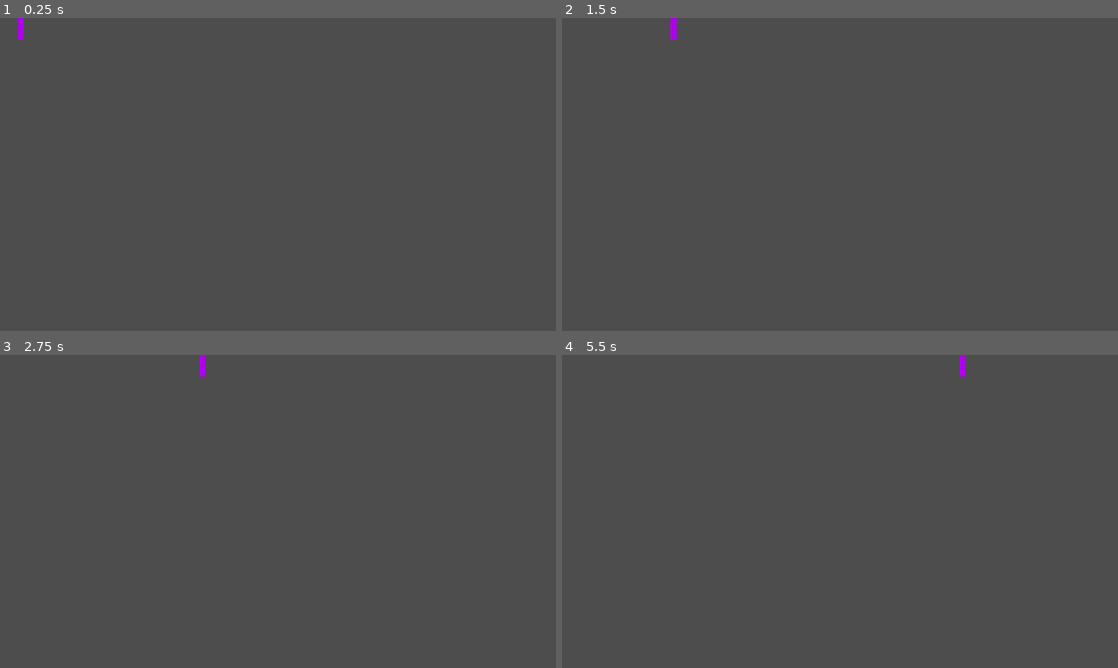
Above: before the commit, frames 1-4 (two rows, left to right).
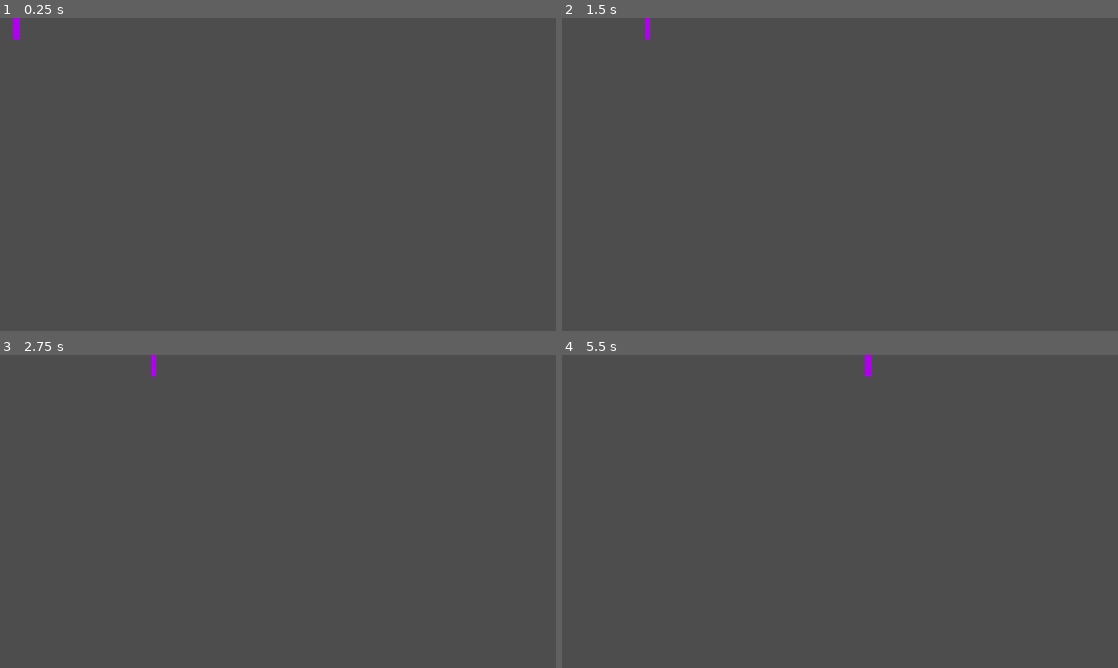
Above: after the commit, the same moments.

Repository: zelder-bit/gd-py-learn
Game: Godot game, scene res://main.tscn
The game is run twice, just before and just after one commit, with the same random seed, the same clock (stepped at 60 frames per second) and the same inputs.
Inputs:
- Up to frame 1 (0.25 s): no input
- Up to frame 2 (1.5 s): no input
- Up to frame 3 (2.75 s): no input
- Up to frame 4 (5.5 s): no input

The runs differ from the first frame. In frame 1, 0.1% of the frame differs, in the area x 2-5%, y 0-7%; in frame 2, 0.1%; in frame 3, 0.1%; in frame 4, 0.2%, in the area x 54-73%, y 0-7%.

Commit message:
Lession 1 done

Diff:
--- a/projects/01-pong/color_rect.gd
+++ b/projects/01-pong/color_rect.gd
@@ -1,6 +1,6 @@
 extends ColorRect
 
-@export_range(50,250,25) var speed := 200
+@export_range(50,250) var speed := 200.0
 
 # Called when the node enters the scene tree for the first time.
 func _ready() -> void:
--- a/projects/01-pong/main.tscn
+++ b/projects/01-pong/main.tscn
@@ -9,4 +9,4 @@
 offset_bottom = 72.0
 color = Color(0.6828786, 0.0028052528, 0.929351, 1)
 script = ExtResource("1_ig7tw")
-speed = 250
+speed = 190.556
--- a/projects/01-pong/sprite_2d.gd
+++ /dev/null
@@ -1,17 +0,0 @@
-extends Sprite2D
-
-var speed = 400
-
-var angular_speed = PI
-
-
-# Called when the node enters the scene tree for the first time.
-func _ready() -> void:
-	pass # Replace with function body.
-
-func _process(delta):
-	rotation += angular_speed * delta
-	var velocity = Vector2.UP.rotated(rotation) * speed
-	var testing = str(Vector2.UP.rotated(rotation))
-	print('What is Vector2.UP.rotated(rotation)' + testing)
-	position += velocity * delta
--- a/projects/01-pong/sprite_2d.tscn
+++ /dev/null
@@ -1,9 +0,0 @@
-[gd_scene format=3 uid="uid://u5k5qawodmv5"]
-
-[ext_resource type="Texture2D" uid="uid://b2ilf6om1xx0g" path="res://icon.svg" id="1_mehiu"]
-[ext_resource type="Script" uid="uid://bwu1hvtjtvx5x" path="res://sprite_2d.gd" id="2_lt4yx"]
-
-[node name="Sprite2D" type="Sprite2D" unique_id=983045269]
-position = Vector2(930, 519)
-texture = ExtResource("1_mehiu")
-script = ExtResource("2_lt4yx")
--- a/projects/01-pong/throwaway.tscn
+++ /dev/null
@@ -1,3 +0,0 @@
-[gd_scene format=3 uid="uid://klf1pvt4tdgr"]
-
-[node name="Throwaway" type="Node2D" unique_id=394735639]
Not shown, removed: projects/01-pong/sprite_2d.gd.uid
Not shown, changed: PROGRESS.md
Not shown, changed: modules/01-godot-pong/01-editor-scene-tree-gdscript.md
